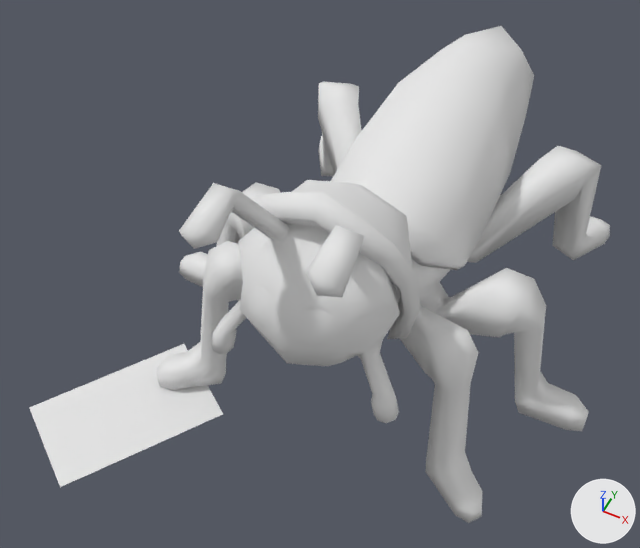
The Blender file game/assets/Firefly.blend: old version first, new version second.
Rendered twice from a 50 mm lens placed at (1.77, -4.91, 6.24), pointed at (-0.34, -0.69, 0.96). Arrows for +X, +Y and +Z are at lower right; the lights stay in place.

Names of what the first picture shows: 'FF_Body', 'FF_Envelope'.
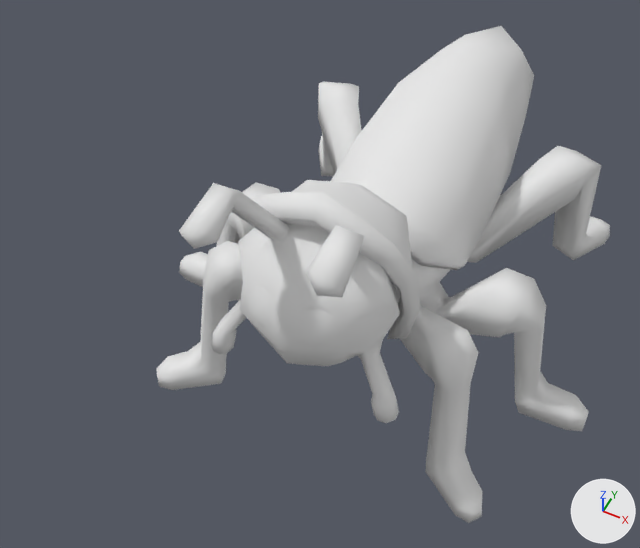
The edits, one by one:
Object 'FF_Envelope' (ob_ff_envelope) is now hidden.

Location of each change, [x1, y1, x2, y2] in pixels of the pictures (640 x 548 px):
'FF_Envelope', hidden
    before: [29, 344, 223, 487]
